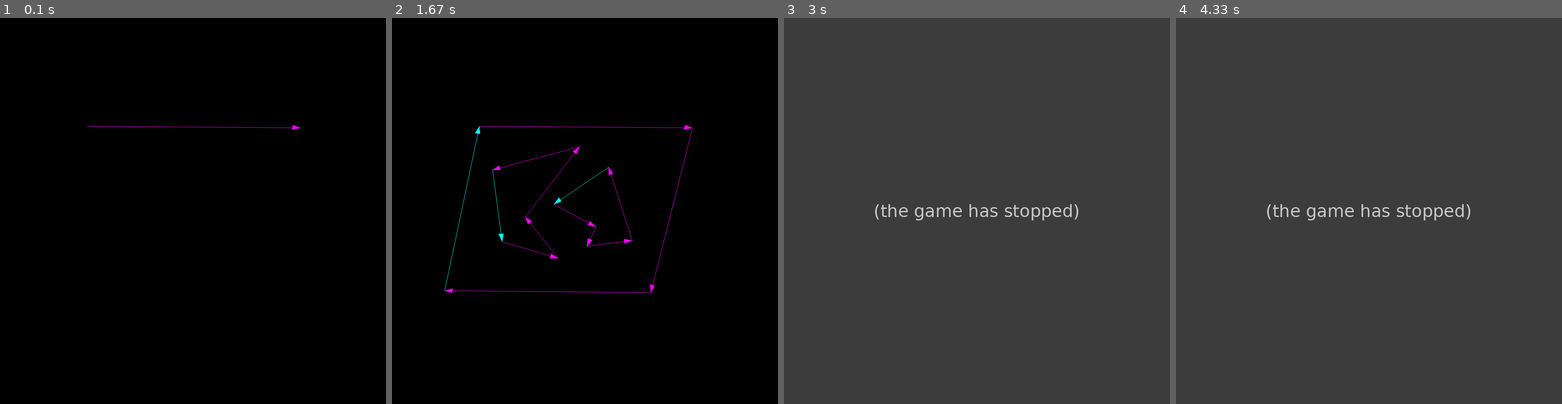
Above: before the commit, frames 1-4 (left to right).
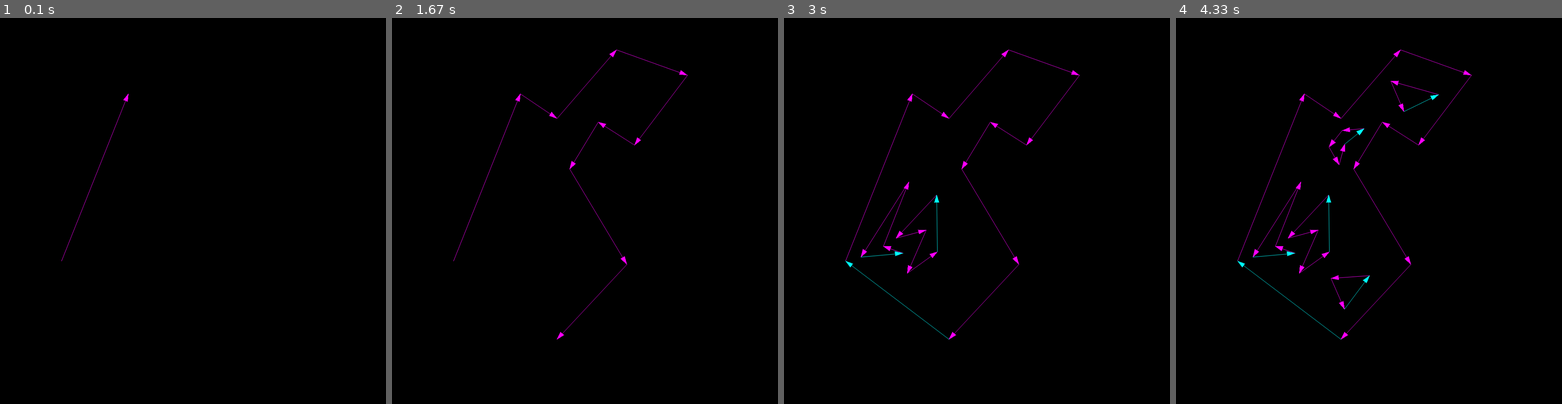
Above: after the commit, the same moments.

Repository: DoYouEvenStackSmash/planning-algorithms-exercises
Game: pygame game, started from src/ch6/vertical-cell-decomposition/test-driver.py
The game is run twice, just before and just after one commit, with the same random seed, the same clock (stepped at 60 frames per second) and the same inputs.
Inputs:
- Up to frame 1 (0.1 s): no input
- Up to frame 2 (1.67 s): no input
- Up to frame 3 (3 s): no input
- Up to frame 4 (4.33 s): no input

The runs differ from the first frame. In frame 1, 0.3% of the frame differs, in the area x 15-78%, y 19-63%; in frame 2, 1.5%; in frame 3, 100%, in the area x 0-100%, y 0-100%; in frame 4, 100%.
Error before the commit: NameError: name 'deque' is not defined (test-driver.py line 97); the game stopped at 2.1 s (later frames are placeholders)

Commit message:
added intersection checking

Diff:
--- a/src/ch6/vertical-cell-decomposition/render_support.py
+++ b/src/ch6/vertical-cell-decomposition/render_support.py
@@ -415,7 +415,7 @@
         Draws a ray from pt1 to pt2
         Does not return
         """
-        print(pt1, pt2)
+        # print(pt1, pt2)
         theta, r = MathFxns.car2pol(pt1, pt2)
         ip = MathFxns.pol2car(pt1, r - 20, theta)
 
--- a/src/ch6/vertical-cell-decomposition/test-driver.py
+++ b/src/ch6/vertical-cell-decomposition/test-driver.py
@@ -20,127 +20,171 @@
 from V import V
 from aux_functions import *
 from test_objects import *
+from collections import deque
 
-THRES =1e-8
-xval = lambda m,p: 0 if abs(m) < THRES else m*np.cos(p)
-yval = lambda m,p: 0 if abs(m) < THRES else m*np.sin(p)
+THRES = 1e-8
+xval = lambda m, p: 0 if abs(m) < THRES else m * np.cos(p)
+yval = lambda m, p: 0 if abs(m) < THRES else m * np.sin(p)
 mag = lambda complex_val: np.sqrt(complex_val.real**2 + complex_val.imag**2)
+
 
 def phase(complex_val):
     checkfxn = lambda x: [0 if abs(x) < THRES else x]
 
-    r,i = checkfxn(complex_val.real),checkfxn(complex_val.imag)
+    r, i = checkfxn(complex_val.real), checkfxn(complex_val.imag)
 
     if r != 0:
-        return np.arctan2(i,r)
+        return np.arctan2(i, r)
     if i == 0:
         return 0
-    return [np.pi/2 if i > 0 else -np.pi/2]
-
-def cart2complex(cart_pt, center=(0,0)):
-  """Transforms a cartesian coordinate into a complex number with a center
-
-  Args:
-      cart_pt (_type_): _description_
-      center (tuple, optional): _description_. Defaults to (0,0).
-
-  Returns:
-      _type_: complex exponential
-  """
-  ox,oy=cart_pt[0] - center[0], cart_pt[1] - center[1]
-  r = np.sqrt(ox**2 + oy**2)
-  theta = np.arctan2(oy,ox)
-  return r * np.exp(1j*theta)
-
-def complex2cart(complex_pt, center=(0,0)):
-  """Transforms a complex number into an x,y coordinate
-
-  Args:
-      complex_pt (_type_): _description_
-      center (tuple, optional): _description_. Defaults to (0,0).
-
-  Returns:
-      _type_: pair of coordinates
-  """
-  m = mag(complex_pt)
-  p = phase(complex_pt)
-  x = xval(m,p) + center[0]
-  y = yval(m,p) + center[1]
-  return x,y
+    return [np.pi / 2 if i > 0 else -np.pi / 2]
 
 
-def vertical_edge_loop(screen,dcel):
-      # #
+def cart2complex(cart_pt, center=(0, 0)):
+    """Transforms a cartesian coordinate into a complex number with a center
+
+    Args:
+        cart_pt (_type_): _description_
+        center (tuple, optional): _description_. Defaults to (0,0).
+
+    Returns:
+        _type_: complex exponential
+    """
+    ox, oy = cart_pt[0] - center[0], cart_pt[1] - center[1]
+    r = np.sqrt(ox**2 + oy**2)
+    theta = np.arctan2(oy, ox)
+    return r * np.exp(1j * theta)
+
+
+def complex2cart(complex_pt, center=(0, 0)):
+    """Transforms a complex number into an x,y coordinate
+
+    Args:
+        complex_pt (_type_): _description_
+        center (tuple, optional): _description_. Defaults to (0,0).
+
+    Returns:
+        _type_: pair of coordinates
+    """
+    m = mag(complex_pt)
+    p = phase(complex_pt)
+    x = xval(m, p) + center[0]
+    y = yval(m, p) + center[1]
+    return x, y
+
+
+def vertical_edge_loop(screen, dcel):
+    # #
     pts = chain2vertex(dcel.construct_global_edge_list())
     sortkey = lambda x: x.get_point_coordinate()[0]
     pts = sorted(pts, key=sortkey)
     for p in range(len(pts)):
-      pts[p].rank = p
+        pts[p].rank = p + 1
 
     get_adj_succ = lambda p: p.get_half_edge().get_next_half_edge().get_source_vertex()
     get_adj_pred = lambda p: p.get_half_edge().get_prev_half_edge().get_source_vertex()
     v2pt = lambda p: p.get_point_coordinate()
-    # #
-
-    # active_edges = deque()
-    # active_edges.append(get_adj_pred(pts[0]))
-    # active_edges.append(get_adj_succ(pts[0]))
 
     get_rank = lambda v: v.rank
-    is_active = lambda rank, e: min(get_rank(e.get_source_vertex()), get_rank(get_adj_succ(e))) <= rank and max(get_rank(e.get_source_vertex()), get_rank(get_adj_succ(e))) >= rank
+    is_active = (
+        lambda rank, e: min(get_rank(edge_vtx(e)), get_rank(get_adj_succ(edge_vtx(e))))
+        <= rank
+        and max(get_rank(edge_vtx(e)), get_rank(get_adj_succ(edge_vtx(e)))) >= rank
+    )
+    edge_vtx = lambda e: e.get_source_vertex()
     norm = lambda cv: cv / abs(cv)
     tang = lambda ang: ang * np.exp(1j * np.pi / 2)
     atang = lambda ang: ang * np.exp(1j * -np.pi / 2)
     added_ranks = [0]
     angles = [np.pi / 2, -np.pi / 2]
 
-    valid_edges = deque()
-    valid_edges.append(get_adj_pred(pts[0]).get_half_edge())
-    added_ranks.append(get_rank(get_adj_pred(pts[0])))
-    valid_edges.append(get_adj_succ(pts[0]).get_half_edge())
-    added_ranks_edges.append(get_rank(get_adj_succ(pts[0])))
+    ranks = set()
 
-    # point iteration
-    # valid_edges = [e for e in valid_edges if is_active(added_ranks, e)]
-    for p in range(1,len(pts)):
-      added_ranks = get_rank(pts[p])
+    edge_list = []
+    for vtx in pts:
+        print(len(edge_list))
+        rank = get_rank(vtx)
 
-      nxt = get_adj_succ(pts[p])
-      prev = get_adj_pred(pts[p])
+        added_ranks.append(get_rank(vtx))
 
-      pt = pts[p]
+        nxt = get_adj_succ(vtx)
+        prev = get_adj_pred(vtx)
 
-      p1 = cart2complex(v2pt(prev), v2pt(pt))
-      p2 = cart2complex(v2pt(nxt), v2pt(pt))
+        pt = vtx
 
-      bounds = [norm(atang(p1)), norm(tang(p2))]
-      delta = np.mean(bounds)
+        p1 = cart2complex(v2pt(prev), v2pt(pt))
+        p2 = cart2complex(v2pt(nxt), v2pt(pt))
 
-      pafn.frame_draw_dot(screen,[x[0],y[0]],pafn.colors["red"])
+        bounds = [norm(atang(p1)), norm(tang(p2))]
+        delta = np.mean(bounds)
 
-      a = np.exp(1j * angles[0])
+        alist = []
+        for i in range(len(angles)):
+            a = np.exp(1j * angles[i])
 
-      for i in range(len(angles)):
-        a = np.exp(1j * angles[i])
+            if np.angle(delta / a) < 0 and np.angle(p1 / a) > 0:
+                pafn.frame_draw_line(
+                    screen,
+                    (v2pt(pt), mfn.pol2car(v2pt(pt), 100, angles[i])),
+                    pafn.colors["tangerine"],
+                )
+                alist.append(a)
 
-        if np.angle(delta / a) < 0 and np.angle(p1/ a ) > 0:
-          pafn.frame_draw_line(screen, (v2pt(pt), mfn.pol2car(v2pt(pt), 100, angles[i])), pafn.colors["tangerine"])
+            if np.angle(delta / a) > 0 and np.angle(p2 / a) < 0:
+                pafn.frame_draw_line(
+                    screen,
+                    (v2pt(pt), mfn.pol2car(v2pt(pt), 100, angles[i])),
+                    pafn.colors["green"],
+                )
+                alist.append(a)
+        el = []
 
+        for a in alist:
+            curr_ep = None
+            curr_dist = float("inf")
+            for e in reversed(edge_list):
+                if not is_active(rank, e):
+                    continue
 
-        if np.angle(delta / a) > 0 and np.angle(p2 / a) < 0:
-          pafn.frame_draw_line(screen, (v2pt(pt), mfn.pol2car(v2pt(pt), 100, angles[i])), pafn.colors["green"])
+                if vcd.test_for_intersection(
+                    v2pt(edge_vtx(e)),
+                    v2pt(get_adj_succ(edge_vtx(e))),
+                    v2pt(pt),
+                    np.angle(a),
+                ):
+                    I = vcd.get_intersection_pt(
+                        v2pt(edge_vtx(e)),
+                        v2pt(get_adj_succ(edge_vtx(e))),
+                        v2pt(pt),
+                        np.angle(a),
+                    )
+                    if mfn.euclidean_dist(I, v2pt(pt)) <= curr_dist:
+                        curr_dist = mfn.euclidean_dist(I, v2pt(pt))
+                        curr_ep = I
 
-      pygame.display.update()
-      time.sleep(0.2)
+            if curr_ep != None:
+                pafn.frame_draw_cross(screen, curr_ep, pafn.colors["magenta"])
+
+        if is_active(rank, vtx.get_half_edge()) and vtx.rank not in ranks:
+            ranks.add(get_rank(vtx))
+            edge_list.append(vtx.get_half_edge())
+        if get_adj_succ(vtx).rank > rank and get_adj_succ(vtx).rank not in ranks:
+            ranks.add(get_adj_succ(vtx).rank)
+            edge_list.append(get_adj_succ(vtx).get_half_edge())
+        if get_adj_pred(vtx).rank > rank and get_adj_pred(vtx).rank not in ranks:
+            ranks.add(get_adj_pred(vtx).rank)
+            edge_list.append(get_adj_pred(vtx).get_half_edge())
+
+        pygame.display.update()
+        # time.sleep(0.5)
 
 
 def main():
-
     pygame.init()
     screen = pafn.create_display(1000, 1000)
     pafn.clear_frame(screen)
 
-    ID,dcel = textbook_obj()
+    ID, dcel = test_obj_1()
     draw_face(screen, dcel, ID)
     pygame.display.update()
     vertical_edge_loop(screen, dcel)
@@ -148,5 +192,5 @@
     time.sleep(5)
 
 
-if __name__ == '__main__':
+if __name__ == "__main__":
     main()
